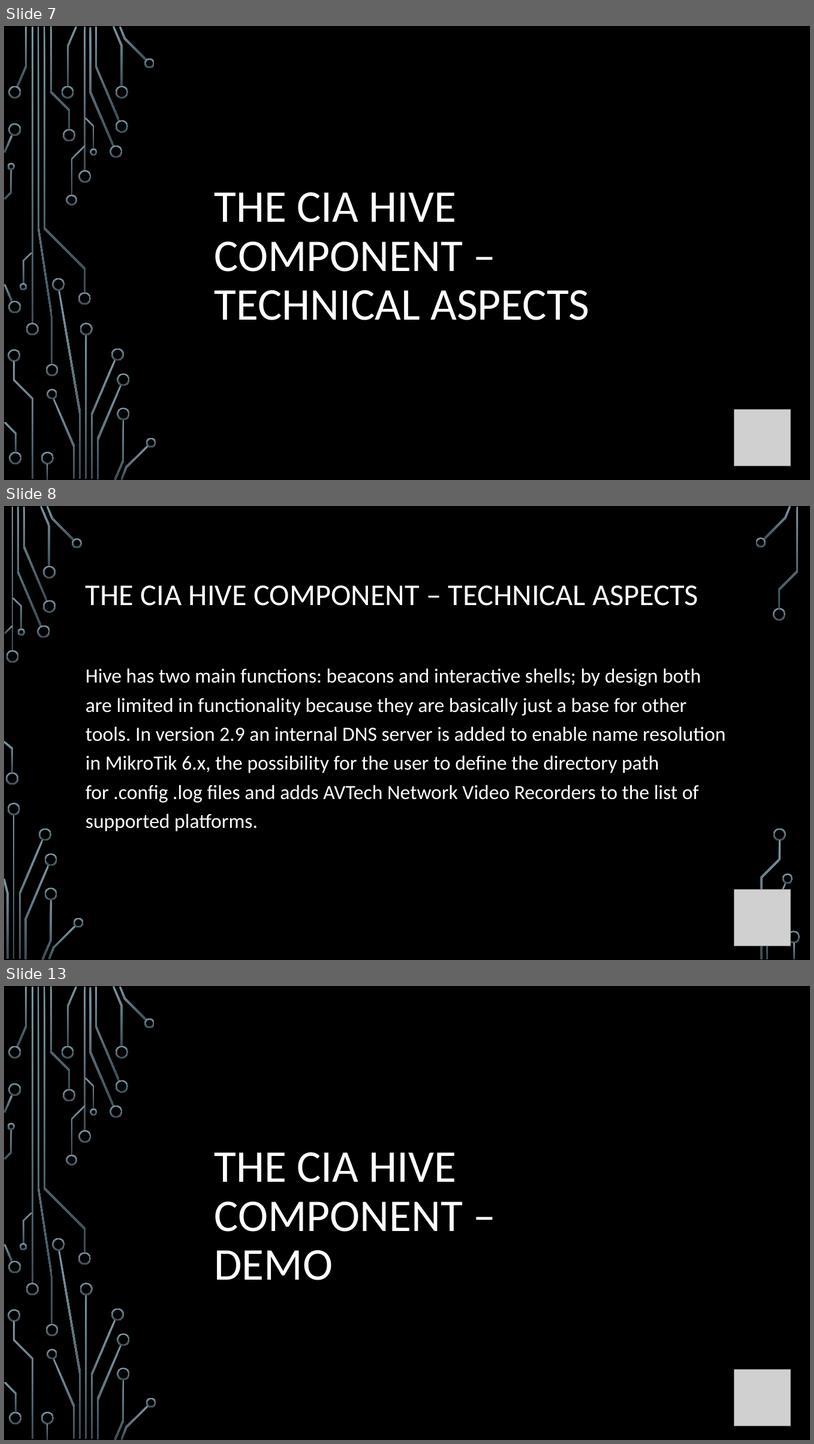
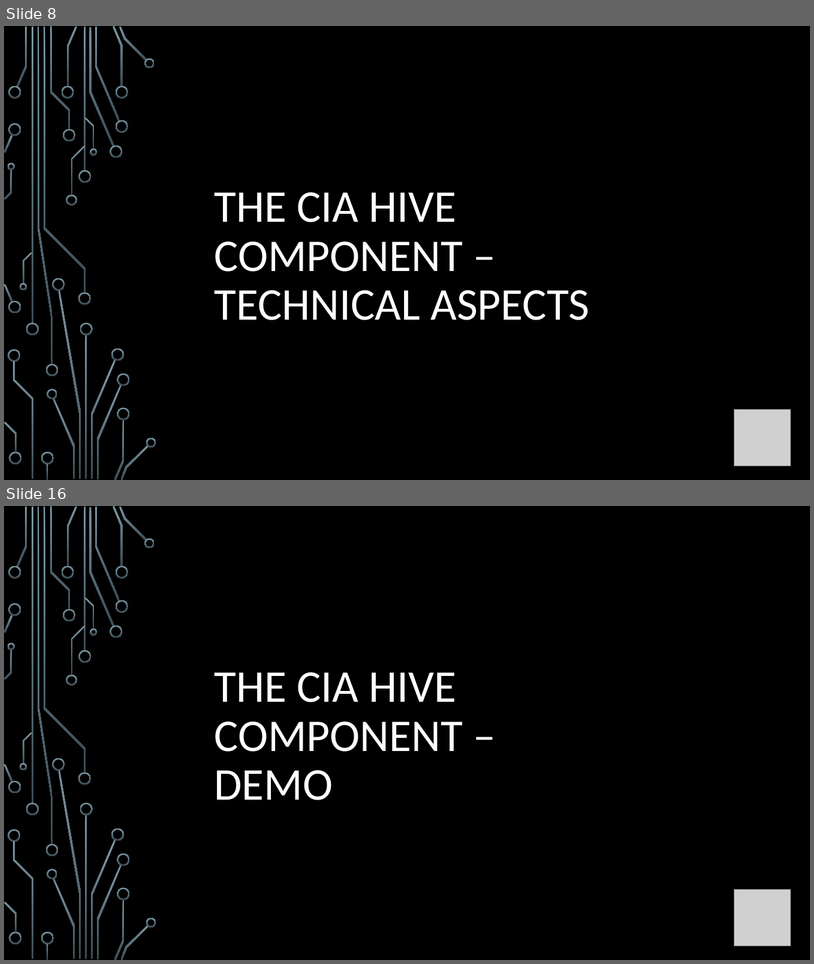
Before and after one commit to giadagabriele/WikiLeaks-Hive, a slide deck: The CIA Hive component.pptx. Shown one above the other, each under a label of ours: slides 7, 8 and 13 before the commit, slides 8 and 16 after it; the slides between them are not shown. The pictures are 814x1444 and 814x964 pixels, drawn with LibreOffice and Linux fonts; fonts in the diff are those of the drawing; grey boxes stand for pictures; background and template pictures are left out. Boxes give left, top, right and bottom in pixels: in the first picture for what was removed or moved away, otherwise in the second. Text is boxed around its words. In the diff, an @@ line names an element or a change of style, - is before the commit and + after.

Commit message:
presentation updated
added tech aspects beacons and blot

```diff
--- a/The CIA Hive component.pptx
+++ b/The CIA Hive component.pptx
@@ slide 8 removed at <box>4,506,810,960</box>, background picture (left out) @@
@@ title removed at <box>86,585,699,606</box> @@
-THE CIA HIVE COMPONENT – TECHNICAL ASPECTS
@@ text removed at <box>86,668,726,831</box> @@
-Hive has two main functions: beacons and interactive shells; by design both are limited in functionality because they are basically just a base for other tools. In version 2.9 an internal DNS server is added to enable name resolution in MikroTik 6.x, the possibility for the user to define the directory path for .config .log files and adds AVTech Network Video Recorders to the list of supported platforms.
@@ picture removed at <box>735,889,791,946</box> @@
@@ group removed at <box>4,506,801,960</box>: 33 freeform shapes, 3 rectangles @@
@@ what was slide 7 is now slide 8 @@
@@ what was slide 13 is now slide 16 @@
```
Also in this commit, not shown: 6 slides changed, 7 slides added, 3 other slides removed.
